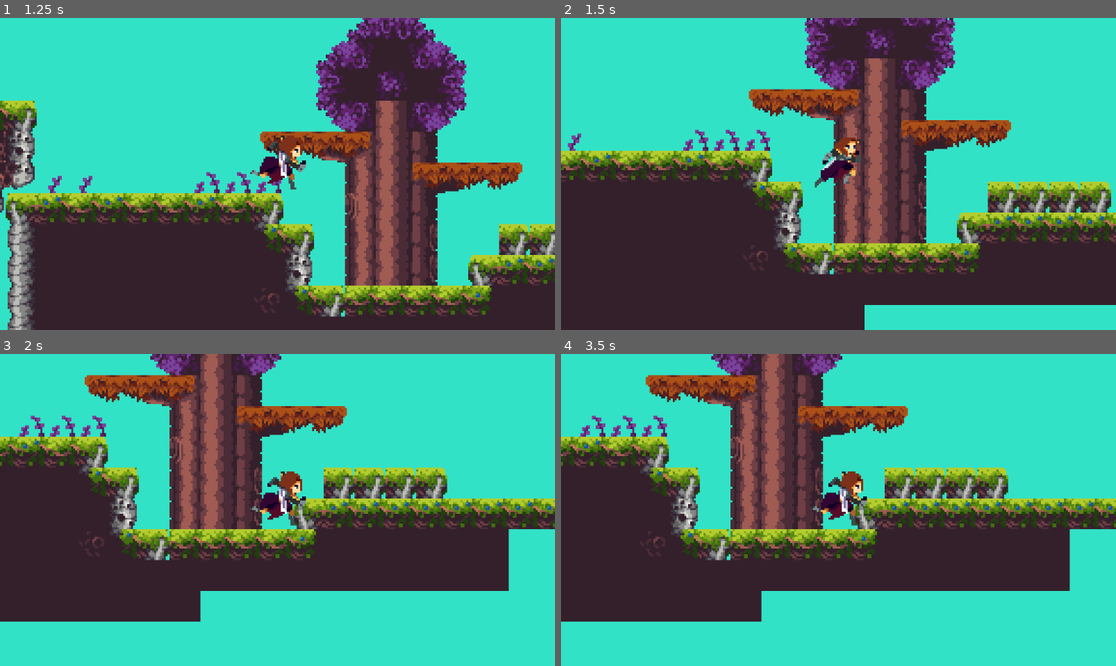
Above: before the commit, frames 1-4 (two rows, left to right).
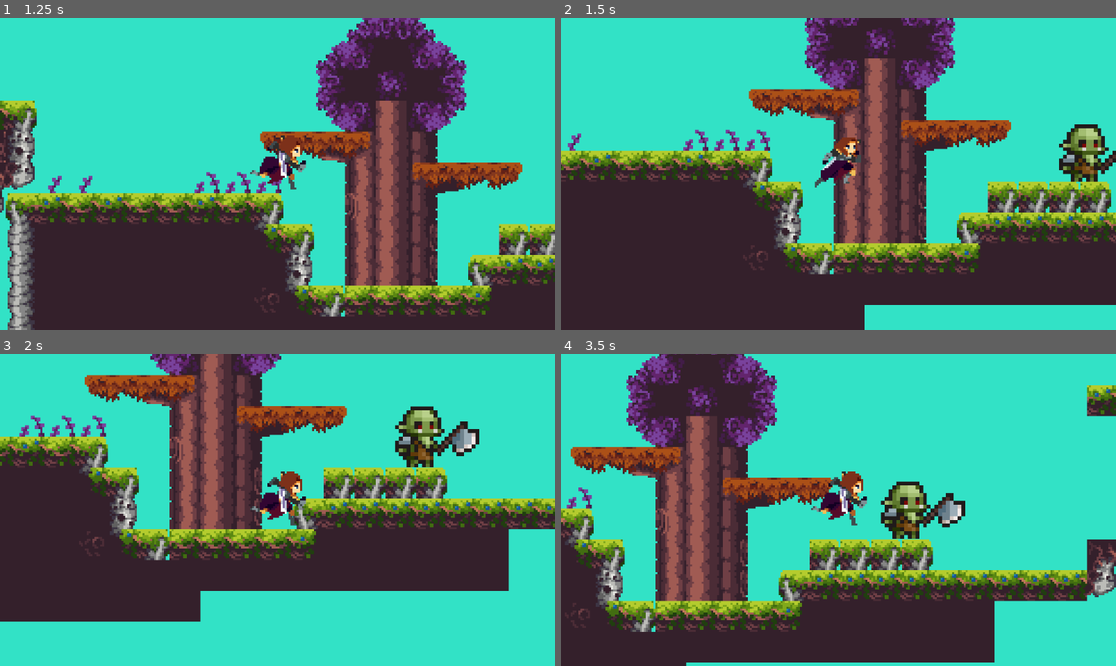
Above: after the commit, the same moments.

Repository: GGP-Studio/boss-rush
Game: Godot game, scene res://Scenes/Game.tscn
The game is run twice, just before and just after one commit, with the same random seed, the same clock (stepped at 60 frames per second) and the same inputs.
Inputs (mouse positions are in pixels of both pictures, inside the frame that each line leads up to):
- Up to frame 1 (1.25 s): tap Enter (ui_accept) at 0.5, 0.77 s; move the mouse to (399, 158) at 0.52 s; hold D (ui_right) from 0.53 s (still down); click (399, 158) at 0.6 s
- Up to frame 2 (1.5 s): keep holding D (ui_right); move the mouse to (727, 189) at 1.27 s; click (727, 189) at 1.35 s
- Up to frame 3 (2 s): keep holding D (ui_right); tap Enter (ui_accept) at 1.52 s
- Up to frame 4 (3.5 s): move the mouse to (894, 441) at 2.02 s; release D (ui_right) at 2.03 s; hold A (ui_left) 2.03-2.78 s; click (894, 441) at 2.1 s; move the mouse to (810, 572) at 2.77 s; hold D (ui_right) from 2.78 s (still down); click (810, 572) at 2.85 s; tap Enter (ui_accept) at 3.02 s

Frame 1 is identical in both runs. In frame 2, 1.3% of the frame differs, in the area x 89-100%, y 34-53%; in frame 3, 1.8%; in frame 4, 64%, in the area x 0-100%, y 0-100%.

Commit message:
introdtucion to enemy

Diff:
--- /dev/null
+++ b/Scenes/Enemy.tscn
@@ -0,0 +1,70 @@
+[gd_scene load_steps=11 format=3 uid="uid://c04lrahelqg8t"]
+
+[ext_resource type="Texture2D" uid="uid://h66qq3qnspt0" path="res://Sprites/Enemies/Orc/Orc/Orc-Idle.png" id="1_ab2p6"]
+[ext_resource type="Script" path="res://Scripts/enemy.gd" id="1_sebww"]
+
+[sub_resource type="AtlasTexture" id="AtlasTexture_x4rct"]
+atlas = ExtResource("1_ab2p6")
+region = Rect2(0, 0, 100, 100)
+
+[sub_resource type="AtlasTexture" id="AtlasTexture_e5jjo"]
+atlas = ExtResource("1_ab2p6")
+region = Rect2(100, 0, 100, 100)
+
+[sub_resource type="AtlasTexture" id="AtlasTexture_w02b2"]
+atlas = ExtResource("1_ab2p6")
+region = Rect2(200, 0, 100, 100)
+
+[sub_resource type="AtlasTexture" id="AtlasTexture_sqfiv"]
+atlas = ExtResource("1_ab2p6")
+region = Rect2(300, 0, 100, 100)
+
+[sub_resource type="AtlasTexture" id="AtlasTexture_te6rq"]
+atlas = ExtResource("1_ab2p6")
+region = Rect2(400, 0, 100, 100)
+
+[sub_resource type="AtlasTexture" id="AtlasTexture_pr40j"]
+atlas = ExtResource("1_ab2p6")
+region = Rect2(500, 0, 100, 100)
+
+[sub_resource type="SpriteFrames" id="SpriteFrames_2hjla"]
+animations = [{
+"frames": [{
+"duration": 1.0,
+"texture": SubResource("AtlasTexture_x4rct")
+}, {
+"duration": 1.0,
+"texture": SubResource("AtlasTexture_e5jjo")
+}, {
+"duration": 1.0,
+"texture": SubResource("AtlasTexture_w02b2")
+}, {
+"duration": 1.0,
+"texture": SubResource("AtlasTexture_sqfiv")
+}, {
+"duration": 1.0,
+"texture": SubResource("AtlasTexture_te6rq")
+}, {
+"duration": 1.0,
+"texture": SubResource("AtlasTexture_pr40j")
+}],
+"loop": true,
+"name": &"Idle",
+"speed": 5.0
+}]
+
+[sub_resource type="CapsuleShape2D" id="CapsuleShape2D_yd8eo"]
+
+[node name="Enemy" type="CharacterBody2D"]
+script = ExtResource("1_sebww")
+
+[node name="AnimatedSprite2D" type="AnimatedSprite2D" parent="."]
+position = Vector2(0, -14)
+scale = Vector2(1.98, 1.98)
+sprite_frames = SubResource("SpriteFrames_2hjla")
+animation = &"Idle"
+autoplay = "Idle"
+
+[node name="CollisionShape2D" type="CollisionShape2D" parent="."]
+position = Vector2(0, -15)
+shape = SubResource("CapsuleShape2D_yd8eo")
--- a/Scenes/Game.tscn
+++ b/Scenes/Game.tscn
@@ -1,8 +1,9 @@
-[gd_scene load_steps=9 format=4 uid="uid://dhawamr0wmri4"]
+[gd_scene load_steps=10 format=4 uid="uid://dhawamr0wmri4"]
 
 [ext_resource type="PackedScene" uid="uid://d13kbwbdigp61" path="res://Scenes/Player.tscn" id="1_sjd6h"]
 [ext_resource type="Script" path="res://Scripts/player.gd" id="2_bvcbl"]
-[ext_resource type="Texture2D" uid="uid://bljiqit4as73e" path="res://tilemap/Legacy_Adventure_Pack/Assets/Assets.png" id="3_pmmmb"]
+[ext_resource type="Texture2D" uid="uid://bljiqit4as73e" path="res://tilemap/Assets.png" id="3_pmmmb"]
+[ext_resource type="PackedScene" uid="uid://c04lrahelqg8t" path="res://Scenes/Enemy.tscn" id="4_3hehv"]
 
 [sub_resource type="TileMapPattern" id="TileMapPattern_5y500"]
 tile_data = PackedInt32Array(0, 196608, 0, 65536, 196608, 1, 1, 393216, 0, 65537, 196608, 1, 2, 196608, 0, 65538, 196608, 1)
@@ -165,6 +166,7 @@
 16:4/0/physics_layer_0/polygon_0/one_way = true
 17:4/0 = 0
 17:4/0/physics_layer_0/polygon_0/points = PackedVector2Array(-8, -8, 8, -8, 8, 8, -8, 8)
+17:4/0/physics_layer_0/polygon_0/one_way = true
 18:4/0 = 0
 19:4/0 = 0
 0:5/0 = 0
@@ -182,6 +184,7 @@
 18:5/0 = 0
 19:5/0 = 0
 19:5/0/physics_layer_0/polygon_0/points = PackedVector2Array(-8, -8, 8, -8, 8, 8, -8, 8)
+19:5/0/physics_layer_0/polygon_0/one_way = true
 20:5/0 = 0
 20:5/0/physics_layer_0/polygon_0/points = PackedVector2Array(-8, -8, 8, -8, 8, 8, -8, 8)
 20:5/0/physics_layer_0/polygon_0/one_way = true
@@ -271,10 +274,13 @@
 6:8/0/physics_layer_0/polygon_0/points = PackedVector2Array(-8, -8, 8, -8, 8, 8, -8, 8)
 7:8/0 = 0
 7:8/0/physics_layer_0/polygon_0/points = PackedVector2Array(-8, -8, 8, -8, 8, 8, -8, 8)
+7:8/0/physics_layer_0/polygon_0/one_way = true
 8:8/0 = 0
 8:8/0/physics_layer_0/polygon_0/points = PackedVector2Array(-8, -8, 8, -8, 8, 8, -8, 8)
+8:8/0/physics_layer_0/polygon_0/one_way = true
 9:8/0 = 0
 9:8/0/physics_layer_0/polygon_0/points = PackedVector2Array(-8, -8, 8, -8, 8, 8, -8, 8)
+9:8/0/physics_layer_0/polygon_0/one_way = true
 10:8/0 = 0
 10:8/0/physics_layer_0/polygon_0/points = PackedVector2Array(-8, -8, 8, -8, 8, 8, -8, 8)
 11:8/0 = 0
@@ -870,3 +876,6 @@
 [node name="Camera2D" type="Camera2D" parent="Player"]
 position = Vector2(-1, -10)
 zoom = Vector2(4, 4)
+
+[node name="Enemy" parent="." instance=ExtResource("4_3hehv")]
+position = Vector2(706, 266)
--- a/Scenes/Player.tscn
+++ b/Scenes/Player.tscn
@@ -193,6 +193,7 @@
 
 [sub_resource type="CapsuleShape2D" id="CapsuleShape2D_kbru0"]
 radius = 7.0
+height = 32.0
 
 [node name="Player" type="CharacterBody2D"]
 
@@ -204,5 +205,5 @@
 offset = Vector2(8.23, 0)
 
 [node name="CollisionShape2D" type="CollisionShape2D" parent="."]
-position = Vector2(0, -15)
+position = Vector2(0, -16)
 shape = SubResource("CapsuleShape2D_kbru0")
--- /dev/null
+++ b/Scripts/enemy.gd
@@ -0,0 +1,2 @@
+extends CharacterBody2D
+var health = 100
--- a/Scripts/player.gd
+++ b/Scripts/player.gd
@@ -6,6 +6,7 @@
 
 
 func _physics_process(delta: float) -> void:
+	var health = 100
 	var state := $AnimatedSprite2D
 	# Add the gravity.
 	if not is_on_floor():
Renamed: tilemap/Legacy_Adventure_Pack/Assets/Character.png -> Sprites/Character.png
Not shown, added: Sprites/Character.png.import
Binary file added: Sprites/Enemies/Orc/Orc with shadows/Orc-Attack01.png
Not shown, added: Sprites/Enemies/Orc/Orc with shadows/Orc-Attack01.png.import
Binary file added: Sprites/Enemies/Orc/Orc with shadows/Orc-Attack02.png
Not shown, changed: Sprites/Enemies/Orc/Orc with shadows/Orc-Attack02.png.import
Binary file added: Sprites/Enemies/Orc/Orc with shadows/Orc-Death.png
Not shown, added: Sprites/Enemies/Orc/Orc with shadows/Orc-Death.png.import
Binary file added: Sprites/Enemies/Orc/Orc with shadows/Orc-Hurt.png
Not shown, added: Sprites/Enemies/Orc/Orc with shadows/Orc-Hurt.png.import
Binary file added: Sprites/Enemies/Orc/Orc with shadows/Orc-Idle.png
Not shown, added: Sprites/Enemies/Orc/Orc with shadows/Orc-Idle.png.import
(and 33 more such lines)
